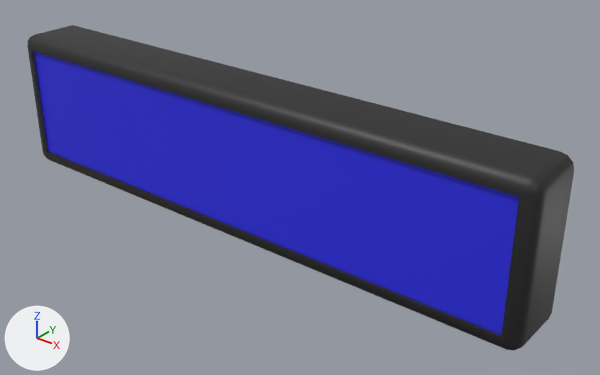
What one commit did to the Blender file sourceModels/XtraSmallDisplay.blend.
The view is the same before and after, from a camera (50 mm lens) standing at (1.638, -1.83, 1.317) and looking at (0.156, 0.024, 0.168). Lighting does not change. The marker at lower left points along +X, +Y and +Z.

Objects in the first picture: 'Case', 'Glass'.
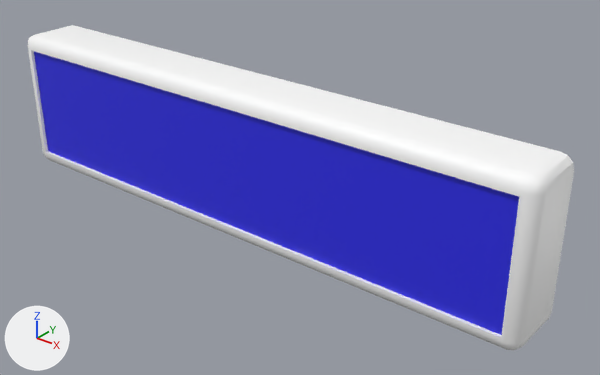
Boxes (x1, y1, x2, y2) around the edits, measured in the pictures (600 x 375 px):
'Case', recoloured (black to white)
    both: (27, 25, 574, 351)

The edits, one by one:
Material 'case_mat' (mat_case_mat) changes colour from black #252525 to white #ffffff; in linear values from (0.0188, 0.0188, 0.0188) to (1.0, 1.0, 1.0).
